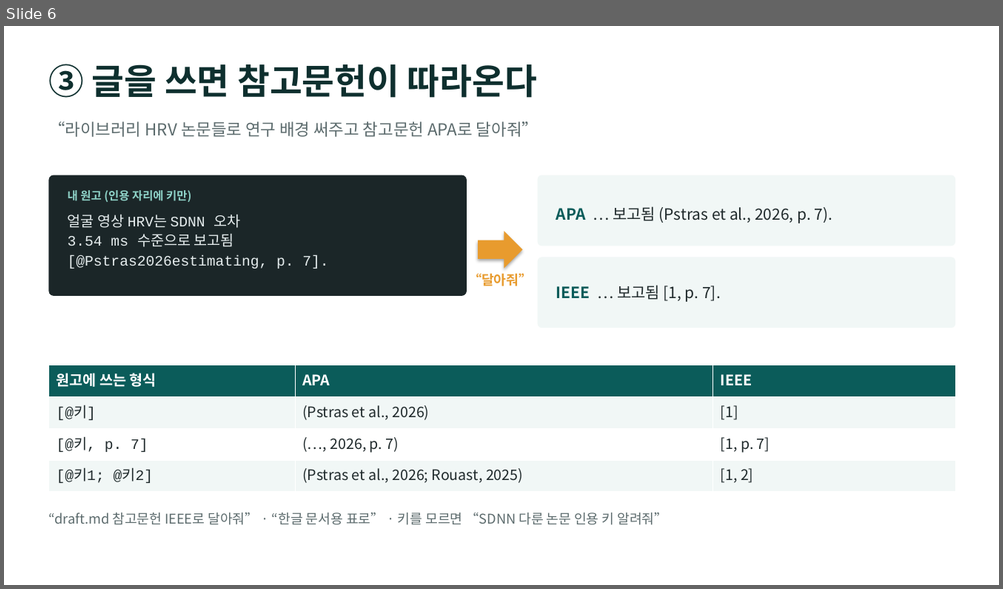
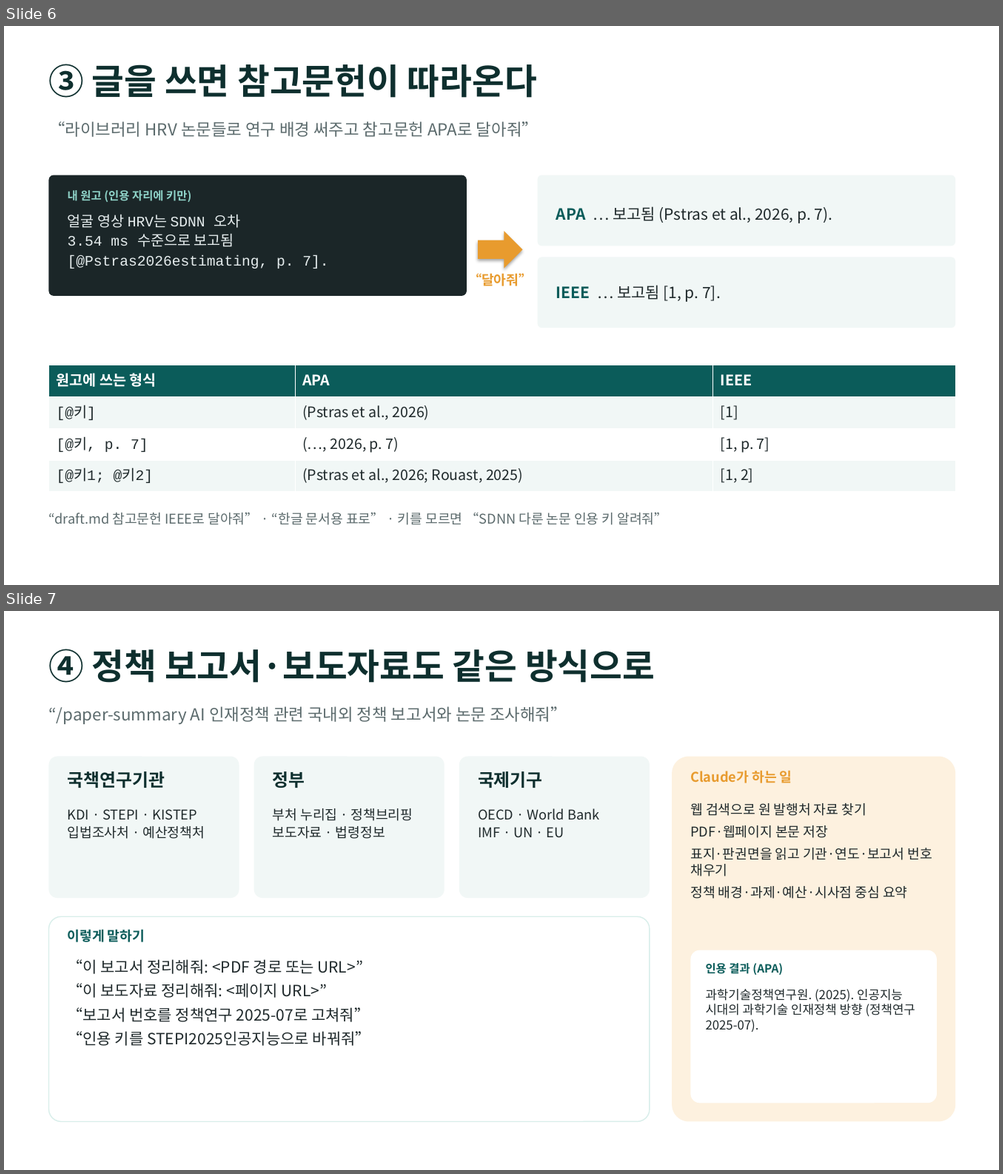
Before and after one commit to emilyJ7/paper-summary, a slide deck: docs/paper-summary_사용가이드.pptx. Shown one above the other, each under a label of ours: slide 6 before the commit, slides 6 and 7 after it. The pictures are 1003x589 and 1003x1174 pixels, drawn with LibreOffice and Linux fonts; fonts in the diff are those of the drawing. Boxes give left, top, right and bottom in pixels: in the first picture for what was removed or moved away, otherwise in the second. Text is boxed around its words. In the diff, an @@ line names an element or a change of style, - is before the commit and + after.

```diff
--- a/docs/paper-summary_사용가이드.pptx
+++ b/docs/paper-summary_사용가이드.pptx
@@ slide 7 added at [4,611,999,1170], background #FFFFFF @@
@@ text added at [48,649,654,683], 34 pt, text #0E2F2E, bold @@
+④ 정책 보고서·보도자료도 같은 방식으로
@@ text added at [48,706,567,724], 16 pt, text #5C6B6D @@
+“/paper-summary AI 인재정책 관련 국내외 정책 보고서와 논문 조사해줘”
@@ rounded rectangle added at [48,757,239,898], fill #F1F7F6 @@
@@ rounded rectangle added at [254,757,444,898], fill #F1F7F6 @@
@@ rounded rectangle added at [459,757,649,898], fill #F1F7F6 @@
@@ rounded rectangle added at [671,757,956,1122], fill #FDF1DF @@
@@ text added at [68,772,165,788], 17 pt, text #0E2F2E, bold @@
+국책연구기관
@@ text added at [273,772,305,788], 17 pt, text #0E2F2E, bold @@
+정부
@@ text added at [478,772,543,788], 17 pt, text #0E2F2E, bold @@
+국제기구
@@ text added at [690,770,792,783], 13 pt, text #E89B2E, bold @@
+Claude가 하는 일
@@ text added at [68,809,205,839], 13 pt, text #1F292B @@
+KDI · STEPI · KISTEP
+입법조사처 · 예산정책처
@@ text added at [273,809,413,839], 13 pt, text #1F292B @@
+부처 누리집 · 정책브리핑
+보도자료 · 법령정보
@@ text added at [478,809,599,838], 13 pt, text #1F292B @@
+OECD · World Bank
+IMF · UN · EU
@@ text added at [690,803,931,899], 13 pt, text #1F292B @@
+웹 검색으로 원 발행처 자료 찾기
+PDF·웹페이지 본문 저장
+표지·판권면을 읽고 기관·연도·보고서 번호 채우기
+정책 배경·과제·예산·시사점 중심 요약
@@ rounded rectangle added at [48,917,649,1122], fill #FFFFFF, outline #D8EEEA 1 pt @@
@@ text added at [68,929,145,943], 13 pt, text #0B5C5A, bold @@
+이렇게 말하기
@@ text added at [68,960,371,1046], 15 pt, text #1F292B @@
+“이 보고서 정리해줘: <PDF 경로 또는 URL>”
+“이 보도자료 정리해줘: <페이지 URL>”
+“보고서 번호를 정책연구 2025-07로 고쳐줘”
+“인용 키를 STEPI2025인공지능으로 바꿔줘”
@@ rounded rectangle added at [691,951,936,1103], fill #FFFFFF @@
@@ text added at [706,963,782,975], 11 pt, text #0B5C5A, bold @@
+인용 결과 (APA)
@@ text added at [706,989,915,1032], 12 pt, text #1F292B @@
+과학기술정책연구원. (2025). 인공지능 시대의 과학기술 인재정책 방향 (정책연구 2025-07).
```
Also in this commit, not shown: 6 other files.
